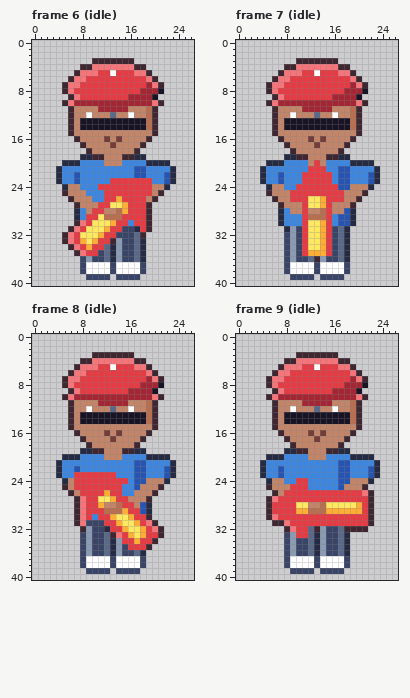
A pixel-art file gets an edit: art/hood-people/sign-spinner@56.aseprite. This is how it looked before the edit.
27x41 pixels, 16 frames. Shown: frame 6 (idle), frame 7 (idle), frame 8 (idle), frame 9 (idle). The commit also changed other frames, which this record leaves out.
The result:
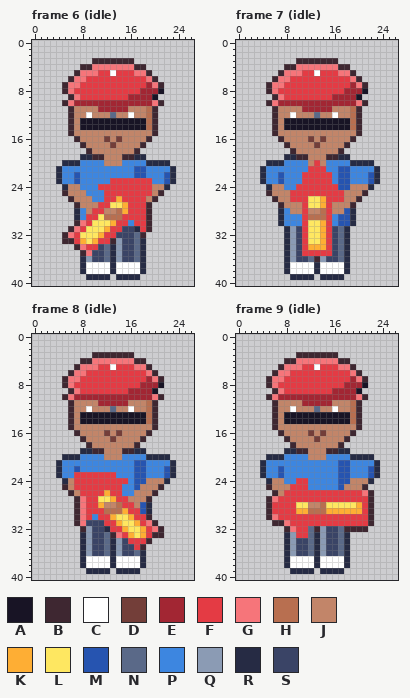
Palette (. is transparent): A #181425  B #3e2731  C #ffffff  D #733e39  E #a22633  F #e43b44  G #f6757a  H #b86f50  J #c28569  K #feae34  L #fee761  M #2654b0  N #5a6988  P #3d86e0  Q #8b9bb4  R #262b44  S #3a4466
What changed:
Frame 6 (idle):
The edit turns colour G into colour B in row 33 at x 6; in row 34 at x 7; in row 35 at x 8.
The edit turns colour K into colour F in row 34 at x 9.
The edit turns colour F into colour G in row 34 at x 8; in row 35 at x 9.
The edit turns colour S into colour R in row 36 at x 8; in rows 37 to 38 at x 8, 13 and 18; in row 39 at x 9 to 12 and 14 to 17.
The edit turns colour F into colour S in row 34 at x 11; in row 35 at x 10.
Colour B is gone in row 34 at x 6; in row 35 at x 7.
Frame 7 (idle):
The edit turns colour K into colour F in row 35 at x 12 to 14.
The edit turns colour L into colour K in row 34 at x 12 to 13.
The edit turns colour S into colour R in rows 32 to 36 at x 8; in rows 37 to 38 at x 8, 13 and 18; in row 39 at x 9 to 12 and 14 to 17.
Frame 8 (idle):
The edit turns colour F into colour B in row 33 at x 20; in row 34 at x 19; in row 35 at x 18.
The edit turns colour K into colour F in row 34 at x 17.
The edit turns colour S into colour R in rows 33 to 36 at x 8; in rows 37 to 38 at x 8, 13 and 18; in row 39 at x 9 to 12 and 14 to 17.
The edit turns colour F into colour S in row 34 at x 15; in row 35 at x 16.
Colour B is gone in row 34 at x 20; in row 35 at x 19.
Frame 9 (idle):
The edit turns colour S into colour R in rows 33 to 36 at x 8; in rows 37 to 38 at x 8, 13 and 18; in row 39 at x 9 to 12 and 14 to 17.
Pixel boxes of the changes (left, top, right, bottom) in both pictures:
changed: (68, 238, 146, 280)
changed: (284, 232, 350, 280)
changed: (80, 532, 158, 574)
changed: (284, 532, 350, 574)
